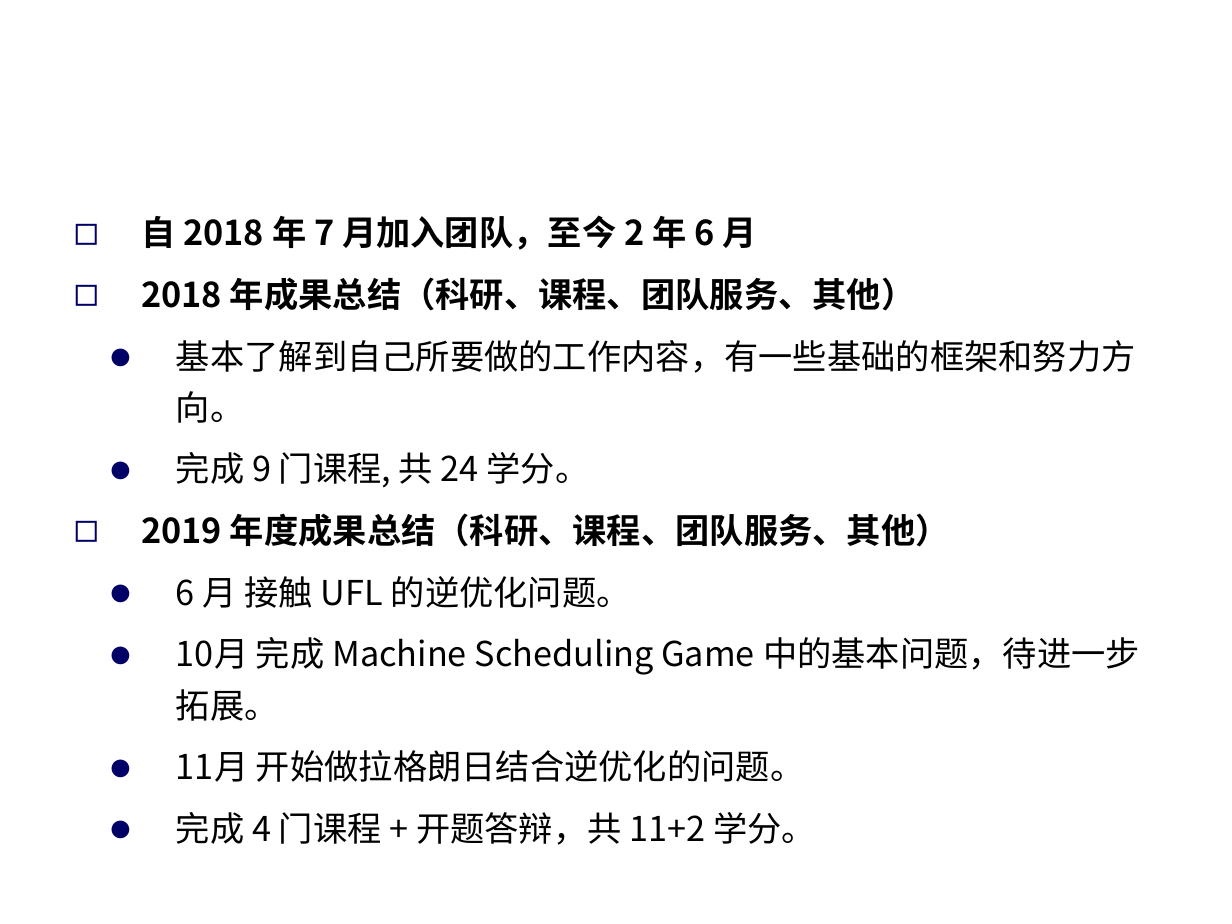
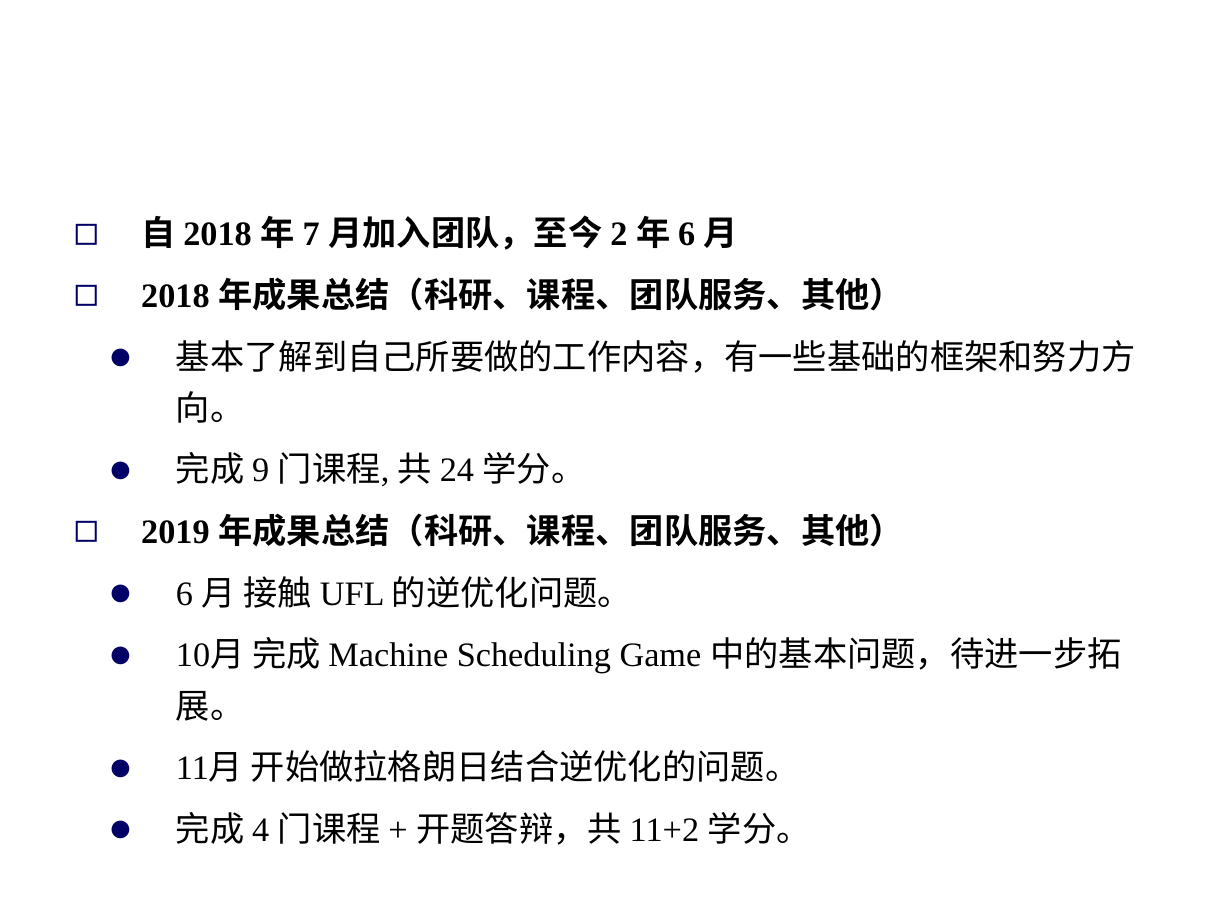
Before and after one commit to Dis-count/Writing, a slide deck: slide 1 of 2020年度总结lzk.ppt. Drawn at 1232x924 pixels with LibreOffice and Linux fonts; fonts in the diff are those of the drawing; background and template pictures are left out. Boxes give left, top, right and bottom in pixels: in the first picture for what was removed or moved away, otherwise in the second. Text is boxed around its words. In the diff, an @@ line names an element or a change of style, - is before the commit and + after.

```diff
--- a/2020年度总结lzk.ppt
+++ b/2020年度总结lzk.ppt
@@ text at box(141, 215, 1136, 845): font Noto Sans CJK SC to Times New Roman in "自 2018 年 7 月加入团队，至今 2 年 ...", "2018 年成果总结（科研、课程、团队服务、其他）", "基本了解到自己所要做的工作内容，有一些基础的框架和努力方向。", "完成 9 门课程, 共 24 学分。" and 4 more places @@
@@ text at box(141, 513, 904, 547): text changed; font Noto Sans CJK SC to Times New Roman @@
-◻ 2019 年度成果总结（科研、课程、团队服务、其他）
+◻ 2019 年成果总结（科研、课程、团队服务、其他）
```
Also in this commit, not shown: 3 other slides changed, 2 other files.
